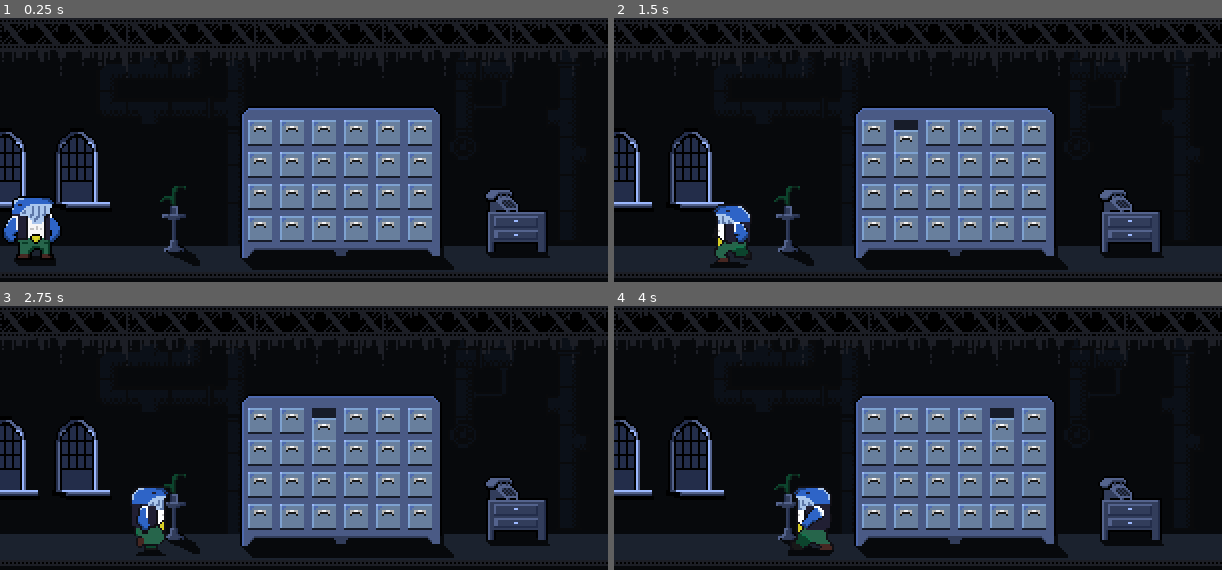
Above: before the commit, frames 1-4 (two rows, left to right).
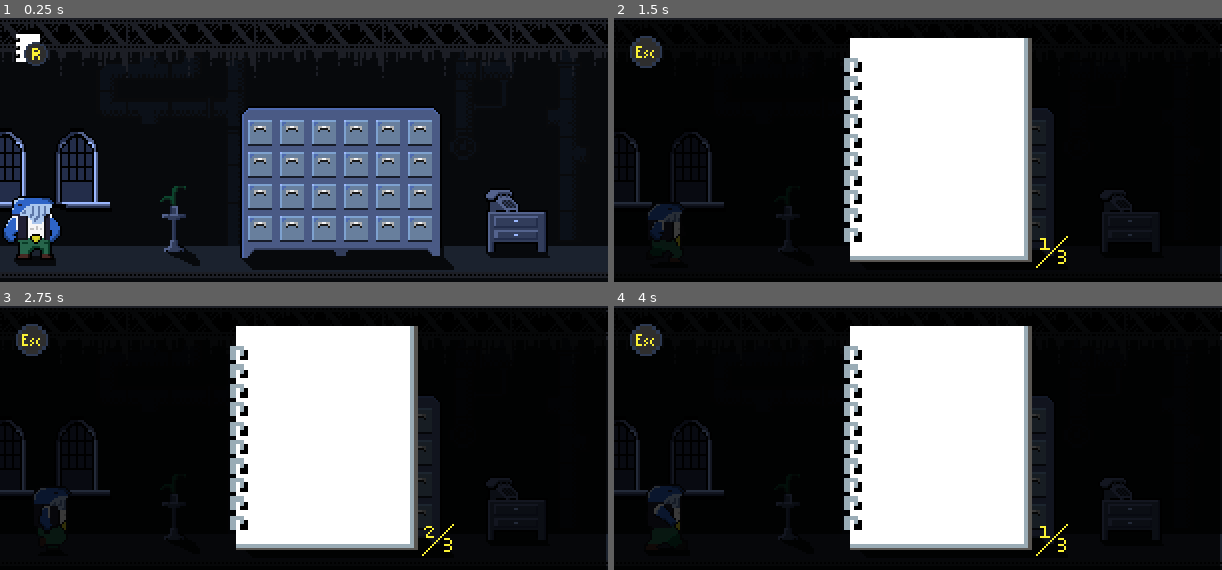
Above: after the commit, the same moments.

Repository: Cam1lo/holder-game
Game: Godot game, scene res://scenes/main/Main.tscn
Same seed, same stepped clock (60 frames per second), same inputs: the game is played once before the commit and once after it.
Inputs (mouse positions are in pixels of both pictures, inside the frame that each line leads up to):
- Up to frame 1 (0.25 s): no input
- Up to frame 2 (1.5 s): tap Enter at 0.5 s; move the mouse to (875, 131) at 0.52 s; hold D (move_right) 0.53-1.28 s; tap R (open_notebook, bound only after the commit) at 0.6, 1.35 s; click (875, 131) at 0.67 s; move the mouse to (905, 131) at 1.27 s; hold A (move_left) from 1.28 s (still down); click (905, 131) at 1.42 s
- Up to frame 3 (2.75 s): move the mouse to (322, 419) at 2.02 s; release A (move_left) at 2.03 s; hold D (move_right) from 2.03 s (still down); tap R (open_notebook, bound only after the commit) at 2.1 s; click (322, 419) at 2.17 s
- Up to frame 4 (4 s): move the mouse to (972, 419) at 2.77 s; tap R (open_notebook, bound only after the commit) at 2.85, 3.6 s; click (972, 419) at 2.92 s; move the mouse to (1003, 419) at 3.52 s; release D (move_right) at 3.53 s; hold A (move_left) from 3.53 s (still down); click (1003, 419) at 3.67 s

The runs differ from the first frame. In frame 1, 0.4% of the frame differs, in the area x 2-8%, y 6-19%; in frame 2, 47%; in frame 3, 48%; in frame 4, 48%, in the area x 0-100%, y 0-99%.

Commit message:
Notebook implemented but not completed

Diff:
--- a/project.godot
+++ b/project.godot
@@ -22,13 +22,16 @@
 
 window/size/width=304
 window/size/height=132
-window/size/resizable=false
 window/size/test_width=1520
 window/size/test_height=660
 window/dpi/allow_hidpi=true
 window/vsync/use_vsync=false
 window/stretch/mode="viewport"
 window/stretch/aspect="keep"
+
+[global]
+
+buffer=false
 
 [input]
 
@@ -42,6 +45,11 @@
 "events": [ Object(InputEventKey,"resource_local_to_scene":false,"resource_name":"","device":0,"alt":false,"shift":false,"control":false,"meta":false,"command":false,"pressed":false,"scancode":68,"physical_scancode":0,"unicode":0,"echo":false,"script":null)
  ]
 }
+open_notebook={
+"deadzone": 0.5,
+"events": [ Object(InputEventKey,"resource_local_to_scene":false,"resource_name":"","device":0,"alt":false,"shift":false,"control":false,"meta":false,"command":false,"pressed":false,"scancode":82,"physical_scancode":0,"unicode":0,"echo":false,"script":null)
+ ]
+}
 
 [physics]
 
@@ -50,6 +58,7 @@
 [rendering]
 
 2d/snapping/use_gpu_pixel_snap=true
+batching/parameters/batch_buffer_size=44032
 environment/default_clear_color=Color( 0.0313726, 0.0392157, 0.0509804, 1 )
 environment/default_environment="res://default_env.tres"
 2d/stretch/aspect="ignore"
--- a/scenes/character/Character.gd
+++ b/scenes/character/Character.gd
@@ -1,22 +1,31 @@
 extends KinematicBody2D
 
 export(int) var speed = 80
+var controls_active = false
+var main
+
+func _ready():
+	main = get_node("/root/Main")
 
 func _physics_process(delta):
-	var velocity = Vector2.ZERO
+	if is_character_able_to_move():
+		var velocity = Vector2.ZERO
 
-	if Input.is_action_pressed("move_left"):
-		velocity.x -= 1
-		$AnimationPlayer.play("walk_left")
+		if Input.is_action_pressed("move_left"):
+			velocity.x -= 1
+			$AnimationPlayer.play("walk_left")
 
-	if Input.is_action_pressed("move_right"):
-		velocity.x += 1
-		$AnimationPlayer.play("walk_right")
+		if Input.is_action_pressed("move_right"):
+			velocity.x += 1
+			$AnimationPlayer.play("walk_right")
 
-	if Input.is_action_just_released("move_left") or Input.is_action_just_released("move_right"):
-		$AnimationPlayer.play("standing")
+		if Input.is_action_just_released("move_left") or Input.is_action_just_released("move_right"):
+			$AnimationPlayer.play("standing")
 
 
-	velocity = velocity.normalized()
+		velocity = velocity.normalized()
 
-	move_and_slide(velocity * speed)
+		move_and_slide(velocity * speed)
+
+func is_character_able_to_move():
+	return main.main_screen_controls_active
--- a/scenes/closet/Lockers.gd
+++ b/scenes/closet/Lockers.gd
@@ -1,8 +1,6 @@
 extends Node2D
 
 var locker_open
-
-var is_body_inside = false
 
 func _ready():
 	for i in range(24) :
@@ -12,11 +10,3 @@
 	if locker_open != null and locker_open != get_node("Locker" + str(x)):
 		locker_open.close()
 	locker_open = get_node("Locker" + str(x))
-
-
-func _on_Area2D_body_entered(body):
-	is_body_inside = true
-
-
-func _on_Area2D_body_exited(body):
-	is_body_inside = false
--- a/scenes/locker/Locker.gd
+++ b/scenes/locker/Locker.gd
@@ -3,9 +3,6 @@
 var closed = true
 
 signal locker_open
-
-func _ready():
-	print(get_owner())
 
 func _on_Locker_input_event(viewport, event, shape_idx):
 	if is_left_click(event):
@@ -14,7 +11,8 @@
 		emit_signal("locker_open")
 
 func is_left_click(event):
-	return event is InputEventMouseButton and event.button_index == BUTTON_LEFT and event.pressed == true
+	if is_character_inside_area():
+		return event is InputEventMouseButton and event.button_index == BUTTON_LEFT and event.pressed == true
 
 func toggle_animation():
 	$AnimationPlayer.play('open' if closed  else 'close')
@@ -22,5 +20,7 @@
 func close():
 	$AnimationPlayer.play('close')
 
-func is_inside_area():
-	return true
+func is_character_inside_area():
+	var area2d = get_owner().get_child(0)
+	var areaOverlapingBodies = area2d.get_overlapping_bodies()
+	return areaOverlapingBodies.size() > 1 and areaOverlapingBodies[1] is KinematicBody2D
--- /dev/null
+++ b/scenes/main/Main.gd
@@ -0,0 +1,20 @@
+extends Node2D
+
+export(bool) var main_screen_controls_active
+
+func _on_main_hud_open_notebook():
+	open_notebook_state()
+
+
+func _on_NotebookScreen_close_notebook():
+	close_notebook_state()
+
+func open_notebook_state():
+	main_screen_controls_active = false
+	$NotebookScreen.visible = true
+	$main_hud.visible = false
+
+func close_notebook_state():
+	main_screen_controls_active = true
+	$NotebookScreen.visible = false
+	$main_hud.visible = true
--- a/scenes/main/Main.tscn
+++ b/scenes/main/Main.tscn
@@ -1,11 +1,47 @@
-[gd_scene load_steps=3 format=2]
+[gd_scene load_steps=8 format=2]
 
 [ext_resource path="res://scenes/office/Office.tscn" type="PackedScene" id=1]
 [ext_resource path="res://scenes/character/Character.tscn" type="PackedScene" id=2]
+[ext_resource path="res://assets/controls.png" type="Texture" id=3]
+[ext_resource path="res://scenes/main/main_hud.gd" type="Script" id=4]
+[ext_resource path="res://scenes/notebook_screen/NotebookScreen.tscn" type="PackedScene" id=5]
+[ext_resource path="res://scenes/main/Main.gd" type="Script" id=6]
+
+[sub_resource type="TileSet" id=1]
+0/name = "controls.png 0"
+0/texture = ExtResource( 3 )
+0/tex_offset = Vector2( 0, 0 )
+0/modulate = Color( 1, 1, 1, 1 )
+0/region = Rect2( 0, 0, 16, 16 )
+0/tile_mode = 0
+0/occluder_offset = Vector2( 0, 0 )
+0/navigation_offset = Vector2( 0, 0 )
+0/shape_offset = Vector2( 0, 0 )
+0/shape_transform = Transform2D( 1, 0, 0, 1, 0, 0 )
+0/shape_one_way = false
+0/shape_one_way_margin = 0.0
+0/shapes = [  ]
+0/z_index = 0
 
 [node name="Main" type="Node2D"]
+script = ExtResource( 6 )
+main_screen_controls_active = true
 
 [node name="Office" parent="." instance=ExtResource( 1 )]
 
 [node name="Character" parent="." instance=ExtResource( 2 )]
 position = Vector2( 17, 113 )
+
+[node name="NotebookScreen" parent="." instance=ExtResource( 5 )]
+visible = false
+position = Vector2( 0, 1 )
+
+[node name="main_hud" type="TileMap" parent="."]
+tile_set = SubResource( 1 )
+cell_size = Vector2( 8, 8 )
+format = 1
+tile_data = PoolIntArray( 65537, 0, 0 )
+script = ExtResource( 4 )
+
+[connection signal="close_notebook" from="NotebookScreen" to="." method="_on_NotebookScreen_close_notebook"]
+[connection signal="open_notebook" from="main_hud" to="." method="_on_main_hud_open_notebook"]
--- /dev/null
+++ b/scenes/main/main_hud.gd
@@ -0,0 +1,7 @@
+extends TileMap
+
+signal open_notebook
+
+func _physics_process(delta):
+	if Input.is_action_just_pressed("open_notebook"):
+		emit_signal('open_notebook')
--- /dev/null
+++ b/scenes/notebook/Notebook.gd
@@ -0,0 +1,28 @@
+extends Node2D
+
+
+onready var active_page_name = 'p1'
+
+
+func _on_NotebookScreen_next_page():
+	if active_page_name == 'p1':
+		$Sprite/p1.visible = false
+		$Sprite/p2.visible = true
+		active_page_name = 'p2'
+
+	elif active_page_name == 'p2':
+		$Sprite/p2.visible = false
+		$Sprite/p3.visible = true
+		active_page_name = 'p3'
+
+
+func _on_NotebookScreen_prev_page():
+	if active_page_name == 'p2':
+		$Sprite/p1.visible = true
+		$Sprite/p2.visible = false
+		active_page_name = 'p1'
+
+	elif active_page_name == 'p3':
+		$Sprite/p2.visible = true
+		$Sprite/p3.visible = false
+		active_page_name = 'p2'
--- /dev/null
+++ b/scenes/notebook/Notebook.tscn
@@ -0,0 +1,23 @@
+[gd_scene load_steps=4 format=2]
+
+[ext_resource path="res://assets/notebook.png" type="Texture" id=1]
+[ext_resource path="res://scenes/notebook/Page.tscn" type="PackedScene" id=2]
+[ext_resource path="res://scenes/notebook/Notebook.gd" type="Script" id=3]
+
+[node name="Notebook" type="Node2D"]
+position = Vector2( 163, 66 )
+script = ExtResource( 3 )
+
+[node name="Sprite" type="Sprite" parent="."]
+texture = ExtResource( 1 )
+
+[node name="p1" parent="Sprite" instance=ExtResource( 2 )]
+position = Vector2( -163, -66 )
+
+[node name="p2" parent="Sprite" instance=ExtResource( 2 )]
+visible = false
+position = Vector2( -163, -66 )
+
+[node name="p3" parent="Sprite" instance=ExtResource( 2 )]
+visible = false
+position = Vector2( -163, -66 )
--- /dev/null
+++ b/scenes/notebook/Page.gd
@@ -0,0 +1,28 @@
+extends Node2D
+
+onready var _lines := $Lines
+var _pressed := false
+var _current_line: Line2D
+var _is_inside_area = false
+
+func _input(event):
+	if _is_inside_area:
+		if event is InputEventMouseButton:
+			_pressed = event.pressed
+
+			if _pressed:
+				_current_line = Line2D.new()
+				_current_line.set_default_color(Color.black)
+				_current_line.width = 1
+				_lines.add_child(_current_line)
+
+		if event is InputEventMouseMotion && _pressed:
+			_current_line.add_point(event.position)
+
+
+func _on_Area2D_mouse_entered():
+	_is_inside_area = true
+
+
+func _on_Area2D_mouse_exited():
+	_is_inside_area = false
--- /dev/null
+++ b/scenes/notebook/Page.tscn
@@ -0,0 +1,20 @@
+[gd_scene load_steps=3 format=2]
+
+[ext_resource path="res://scenes/notebook/Page.gd" type="Script" id=1]
+
+[sub_resource type="RectangleShape2D" id=1]
+extents = Vector2( 37.5, 52.5 )
+
+[node name="Page" type="Node2D"]
+script = ExtResource( 1 )
+
+[node name="Area2D" type="Area2D" parent="."]
+
+[node name="CollisionShape2D" type="CollisionShape2D" parent="Area2D"]
+position = Vector2( 166.5, 63.5 )
+shape = SubResource( 1 )
+
+[node name="Lines" type="Node2D" parent="."]
+
+[connection signal="mouse_entered" from="Area2D" to="." method="_on_Area2D_mouse_entered"]
+[connection signal="mouse_exited" from="Area2D" to="." method="_on_Area2D_mouse_exited"]
--- /dev/null
+++ b/scenes/notebook_screen/NotebookScreen.gd
@@ -0,0 +1,27 @@
+extends Node2D
+
+signal close_notebook
+signal next_page
+signal prev_page
+
+func _input(event):
+	if Input.is_action_just_pressed("ui_cancel"):
+		emit_signal('close_notebook')
+
+	if Input.is_action_just_pressed("move_right") and is_notebook_controls_active():
+		if $AnimatedSprite.frame == 0:
+			$AnimatedSprite.frame = 1
+		elif $AnimatedSprite.frame == 1:
+			$AnimatedSprite.frame = 2
+		emit_signal("next_page")
+
+
+	if Input.is_action_just_pressed("move_left") and is_notebook_controls_active():
+		if $AnimatedSprite.frame == 1:
+			$AnimatedSprite.frame = 0
+		elif $AnimatedSprite.frame == 2:
+			$AnimatedSprite.frame = 1
+		emit_signal("prev_page")
+
+func is_notebook_controls_active():
+	return self.visible
--- /dev/null
+++ b/scenes/notebook_screen/NotebookScreen.tscn
@@ -0,0 +1,104 @@
+[gd_scene load_steps=10 format=2]
+
+[ext_resource path="res://scenes/notebook/Notebook.tscn" type="PackedScene" id=1]
+[ext_resource path="res://assets/controls.png" type="Texture" id=2]
+[ext_resource path="res://scenes/notebook_screen/NotebookScreen.gd" type="Script" id=3]
+[ext_resource path="res://assets/page_indicator.png" type="Texture" id=4]
+
+[sub_resource type="TileSet" id=1]
+0/name = "controls.png 0"
+0/texture = ExtResource( 2 )
+0/tex_offset = Vector2( 0, 0 )
+0/modulate = Color( 1, 1, 1, 1 )
+0/region = Rect2( 23, 15, 0, 0 )
+0/tile_mode = 0
+0/occluder_offset = Vector2( 0, 0 )
+0/navigation_offset = Vector2( 0, 0 )
+0/shape_offset = Vector2( 0, 0 )
+0/shape_transform = Transform2D( 1, 0, 0, 1, 0, 0 )
+0/shape_one_way = false
+0/shape_one_way_margin = 0.0
+0/shapes = [  ]
+0/z_index = 0
+1/name = "controls.png 1"
+1/texture = ExtResource( 2 )
+1/tex_offset = Vector2( 0, 0 )
+1/modulate = Color( 1, 1, 1, 1 )
+1/region = Rect2( 0, 0, 32, 32 )
+1/tile_mode = 1
+1/autotile/bitmask_mode = 0
+1/autotile/bitmask_flags = [  ]
+1/autotile/icon_coordinate = Vector2( 0, 0 )
+1/autotile/tile_size = Vector2( 32, 32 )
+1/autotile/spacing = 0
+1/autotile/occluder_map = [  ]
+1/autotile/navpoly_map = [  ]
+1/autotile/priority_map = [  ]
+1/autotile/z_index_map = [  ]
+1/occluder_offset = Vector2( 0, 0 )
+1/navigation_offset = Vector2( 0, 0 )
+1/shape_offset = Vector2( 0, 0 )
+1/shape_transform = Transform2D( 1, 0, 0, 1, 0, 0 )
+1/shape_one_way = false
+1/shape_one_way_margin = 0.0
+1/shapes = [  ]
+1/z_index = 0
+2/name = "controls.png 2"
+2/texture = ExtResource( 2 )
+2/tex_offset = Vector2( 0, 0 )
+2/modulate = Color( 1, 1, 1, 1 )
+2/region = Rect2( 16, 0, 16, 16 )
+2/tile_mode = 0
+2/occluder_offset = Vector2( 0, 0 )
+2/navigation_offset = Vector2( 0, 0 )
+2/shape_offset = Vector2( 0, 0 )
+2/shape_transform = Transform2D( 1, 0, 0, 1, 0, 0 )
+2/shape_one_way = false
+2/shape_one_way_margin = 0.0
+2/shapes = [  ]
+2/z_index = 0
+
+[sub_resource type="AtlasTexture" id=3]
+atlas = ExtResource( 4 )
+region = Rect2( 0, 0, 16, 16 )
+
+[sub_resource type="AtlasTexture" id=4]
+atlas = ExtResource( 4 )
+region = Rect2( 16, 0, 16, 16 )
+
+[sub_resource type="AtlasTexture" id=5]
+atlas = ExtResource( 4 )
+region = Rect2( 32, 0, 16, 16 )
+
+[sub_resource type="SpriteFrames" id=2]
+animations = [ {
+"frames": [ SubResource( 3 ), SubResource( 4 ), SubResource( 5 ) ],
+"loop": true,
+"name": "default",
+"speed": 5.0
+} ]
+
+[node name="NotebookScreen" type="Node2D"]
+script = ExtResource( 3 )
+
+[node name="ColorRect" type="ColorRect" parent="."]
+margin_right = 303.0
+margin_bottom = 132.0
+mouse_filter = 2
+input_pass_on_modal_close_click = false
+color = Color( 0, 0, 0, 0.772549 )
+
+[node name="TileMap" type="TileMap" parent="."]
+tile_set = SubResource( 1 )
+cell_size = Vector2( 8, 8 )
+format = 1
+tile_data = PoolIntArray( 65537, 2, 0 )
+
+[node name="Notebook" parent="." instance=ExtResource( 1 )]
+
+[node name="AnimatedSprite" type="AnimatedSprite" parent="."]
+position = Vector2( 219, 116 )
+frames = SubResource( 2 )
+
+[connection signal="next_page" from="." to="Notebook" method="_on_NotebookScreen_next_page"]
+[connection signal="prev_page" from="." to="Notebook" method="_on_NotebookScreen_prev_page"]
--- a/scenes/office/Office.tscn
+++ b/scenes/office/Office.tscn
@@ -602,4 +602,3 @@
 
 [node name="Closet" parent="." instance=ExtResource( 3 )]
 position = Vector2( 120, 44 )
-script = null
Binary file added: assets/controls.png
Not shown, added: assets/controls.png.import
Binary file added: assets/notebook.png
Not shown, added: assets/notebook.png.import
Binary file added: assets/page_indicator.png
Not shown, added: assets/page_indicator.png.import
